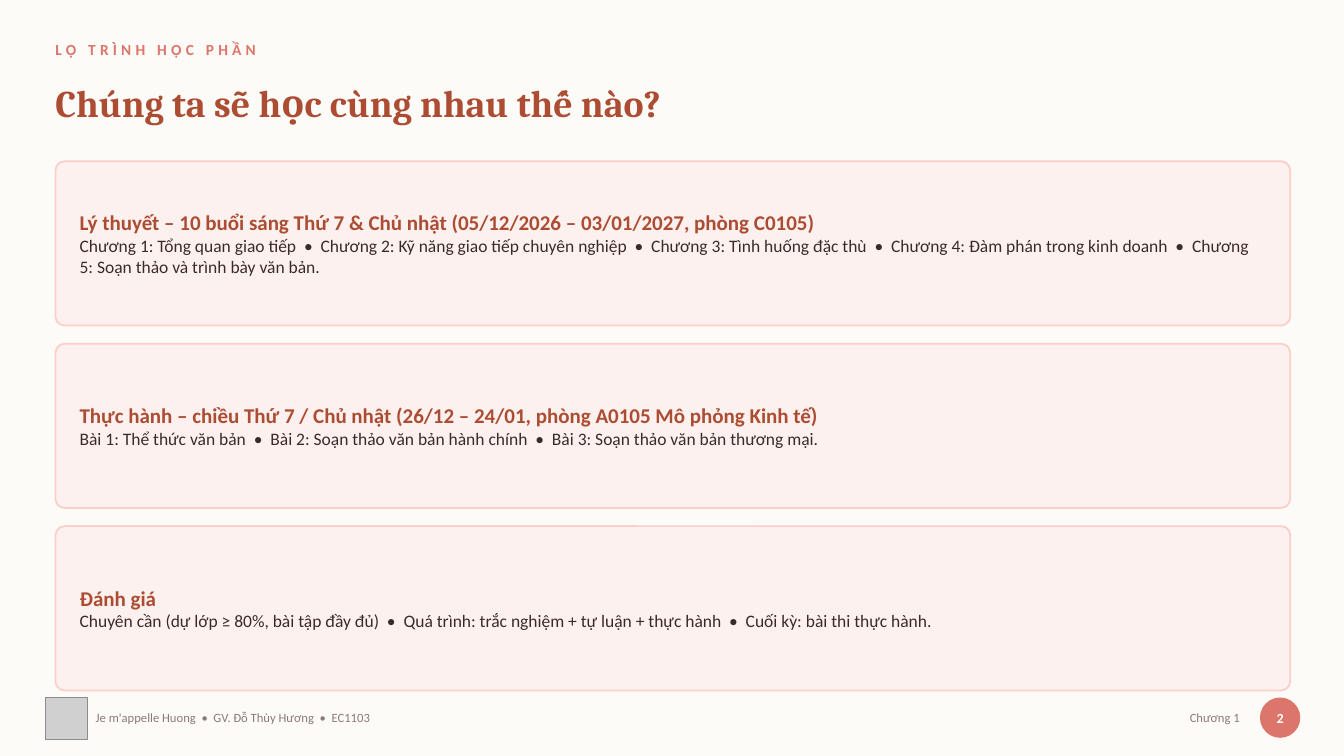
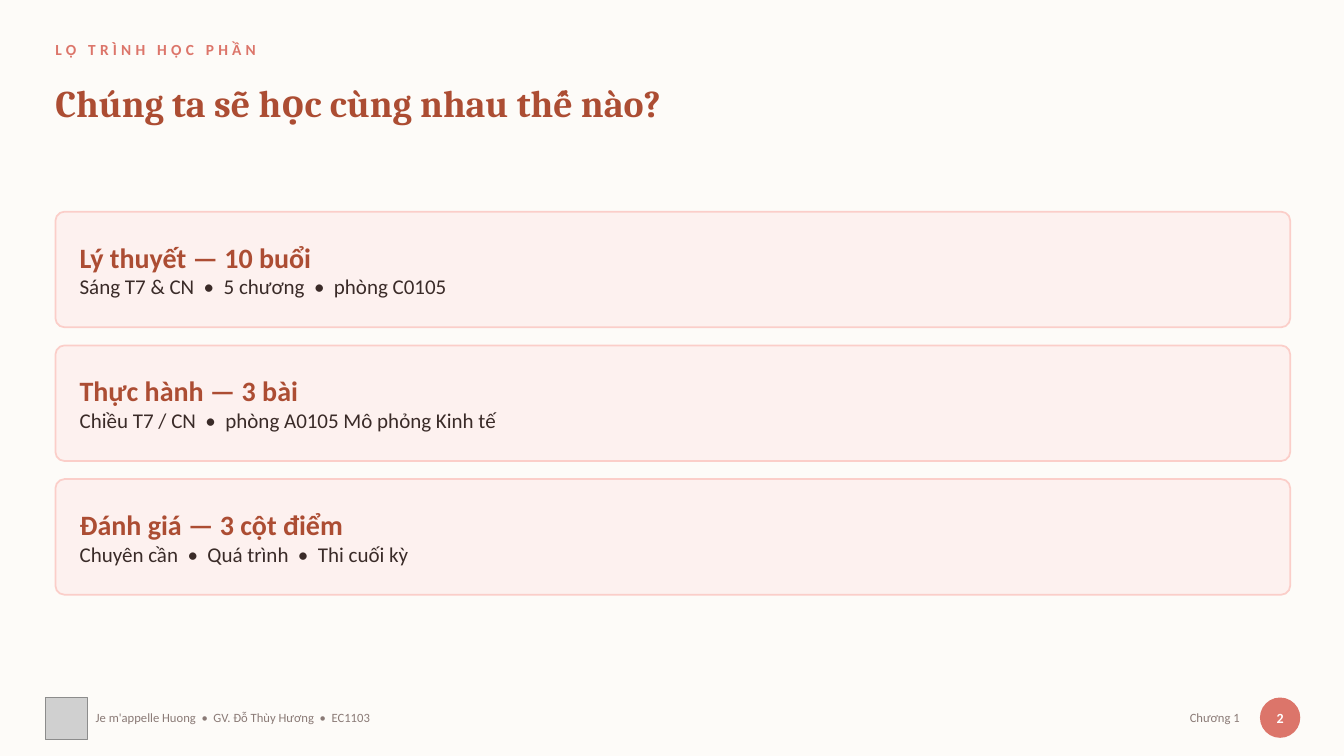
Before and after one commit to thuyhuongctu/ComDraft, a slide deck: slide 2 of slides/01-tong-quan-giao-tiep.pptx. Drawn at 1344x756 pixels with LibreOffice and Linux fonts; fonts in the diff are those of the drawing; grey boxes stand for pictures. Boxes give left, top, right and bottom in pixels: in the first picture for what was removed or moved away, otherwise in the second. Text is boxed around its words. In the diff, an @@ line names an element or a change of style, - is before the commit and + after.

Commit message:
Chương 1: bớt chữ trên slide, thêm sơ đồ, và vẽ lại logo ComDraft
Slide bài giảng trong ứng dụng quá dày chữ: cả tám bộ trung bình 103 từ mỗi
slide, 90 trên 131 slide vượt 80 từ, mà chỉ 19 slide có hình minh họa thật —
số "ảnh" còn lại chỉ là con dấu nhỏ ở chân trang. Sinh viên phần lớn xem bằng
điện thoại, chữ ấy còn nhỏ nữa.

Làm thử Chương 1 trước. Chữ trên slide từ 113 xuống 76 từ mỗi slide, trung vị
125 xuống 71; toàn bộ phần cắt đi chuyển xuống ghi chú giảng bài nên lời giảng
không mất, ghi chú từ 1.271 lên 2.385 từ. Mười sáu khoá ghi chú vẫn khớp đúng
slide, không khoá nào đứt.

Hai slide trống nhất nay thành sơ đồ, vẽ bằng mã như tám hình sẵn có: bốn cặp
hình thức giao tiếp thành bốn trục có hai đầu, và năm yếu tố ảnh hưởng vây
quanh một tâm. Chương 1 nay có 4 slide mang hình thật thay vì 2.

Hai chỗ sửa trong dây chuyền dựng, có lợi cho mọi hình về sau:
• Chiều cao hình nay lấy theo số đo thật của nội dung trong trình duyệt, không
  khai ước chừng nữa — khai thừa thì ảnh chụp ra kèm một mảng trắng lớn.
• add_images.py đặt hình vào giữa vùng thân slide theo chiều dọc. Hình bẹt hơn
  khung slide thì co theo bề rộng, dán sát mép trên sẽ để hụt một mảng ở đáy.

Logo ComDraft vẽ lại bằng mã trong scripts/ve_logo.py theo mẫu 3D của tác giả:
hai chữ C và D lồng nhau kiểu đất sét. Sinh hai bản vì một bản không dùng được
cho cả hai chỗ — dấu gọn cho đầu trang và favicon, bản đầy đủ có đốm trang trí
và chữ ComDraft cho slide và bìa. Màu chữ D phải hạ tông hai lần: kem trên nền
kem của ứng dụng gần như mất hút ở cỡ 46 px.

Thêm bộ nhận diện của tác giả vào assets/thuong-hieu/ — hai tệp logo mà trình
sinh deck vẫn cần nhưng repo này trước nay không có, nên ComDraft chưa tự dựng
lại deck được như README nói.

Đã xuất lại 19 ảnh Chương 1 cho trình xem trong ứng dụng, nâng PHIEN_BAN lên
v15 để máy sinh viên không dùng bản cũ trong bộ nhớ đệm. Bộ kiểm tra 24/24. Đã
chụp lại giao diện ở nền sáng, nền tối và màn 390 px.

```diff
--- a/slides/01-tong-quan-giao-tiep.pptx
+++ b/slides/01-tong-quan-giao-tiep.pptx
@@ rounded rectangle: place and size @@
-rounded rectangle at [55, 161, 1291, 326]
+rounded rectangle at [55, 212, 1291, 328]
@@ text at [80, 246, 447, 298]: text changed; size 12.5 to 15 pt @@
-Lý thuyết – 10 buổi sáng Thứ 7 & Chủ nhật (05/12/2026 – 03/01/2027, phòng C0105)
-Chương 1: Tổng quan giao tiếp • Chương 2: Kỹ năng giao tiếp chuyên nghiệp • Chương 3: Tình huống đặc thù • Chương 4: Đàm phán trong kinh doanh • Chương 5: Soạn thảo và trình bày văn bản.
+Lý thuyết — 10 buổi
+Sáng T7 & CN • 5 chương • phòng C0105
@@ rounded rectangle: place and size @@
-rounded rectangle at [55, 344, 1291, 508]
+rounded rectangle at [55, 346, 1291, 462]
@@ text at [80, 381, 495, 432]: text changed; size 12.5 to 15 pt @@
-Thực hành – chiều Thứ 7 / Chủ nhật (26/12 – 24/01, phòng A0105 Mô phỏng Kinh tế)
-Bài 1: Thể thức văn bản • Bài 2: Soạn thảo văn bản hành chính • Bài 3: Soạn thảo văn bản thương mại.
+Thực hành — 3 bài
+Chiều T7 / CN • phòng A0105 Mô phỏng Kinh tế
@@ proportions changed in 3 elements at [55, 346, 1291, 462], [55, 212, 1291, 328], [55, 479, 1291, 595] @@
@@ rounded rectangle: place and size @@
-rounded rectangle at [55, 526, 1291, 691]
+rounded rectangle at [55, 479, 1291, 595]
@@ text at [80, 513, 408, 566]: text changed; size 12.5 to 15 pt @@
-Đánh giá
-Chuyên cần (dự lớp ≥ 80%, bài tập đầy đủ) • Quá trình: trắc nghiệm + tự luận + thực hành • Cuối kỳ: bài thi thực hành.
+Đánh giá — 3 cột điểm
+Chuyên cần • Quá trình • Thi cuối kỳ
```
Also in this commit, not shown: 9 other slides changed, 26 other files.
